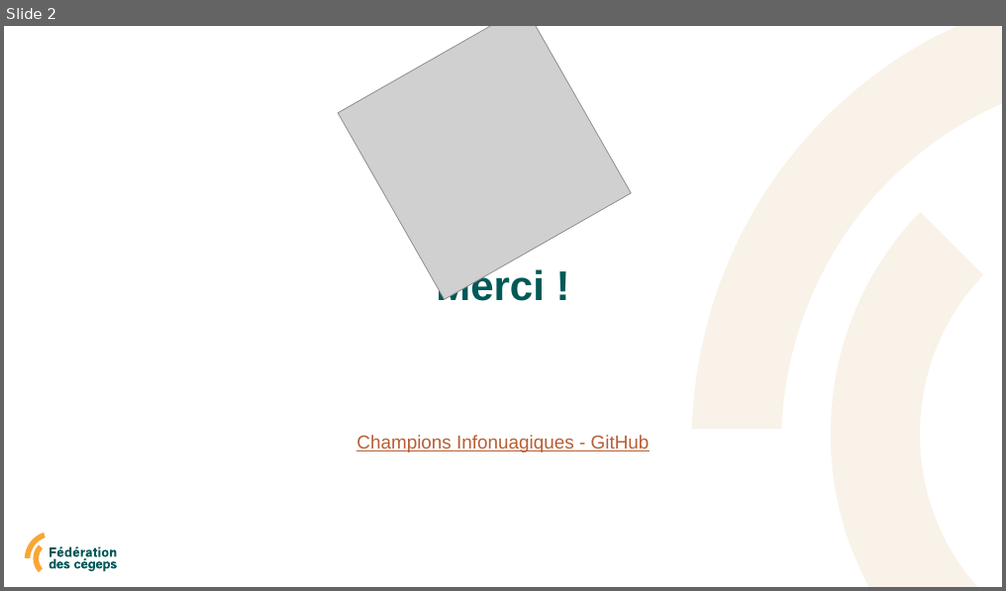
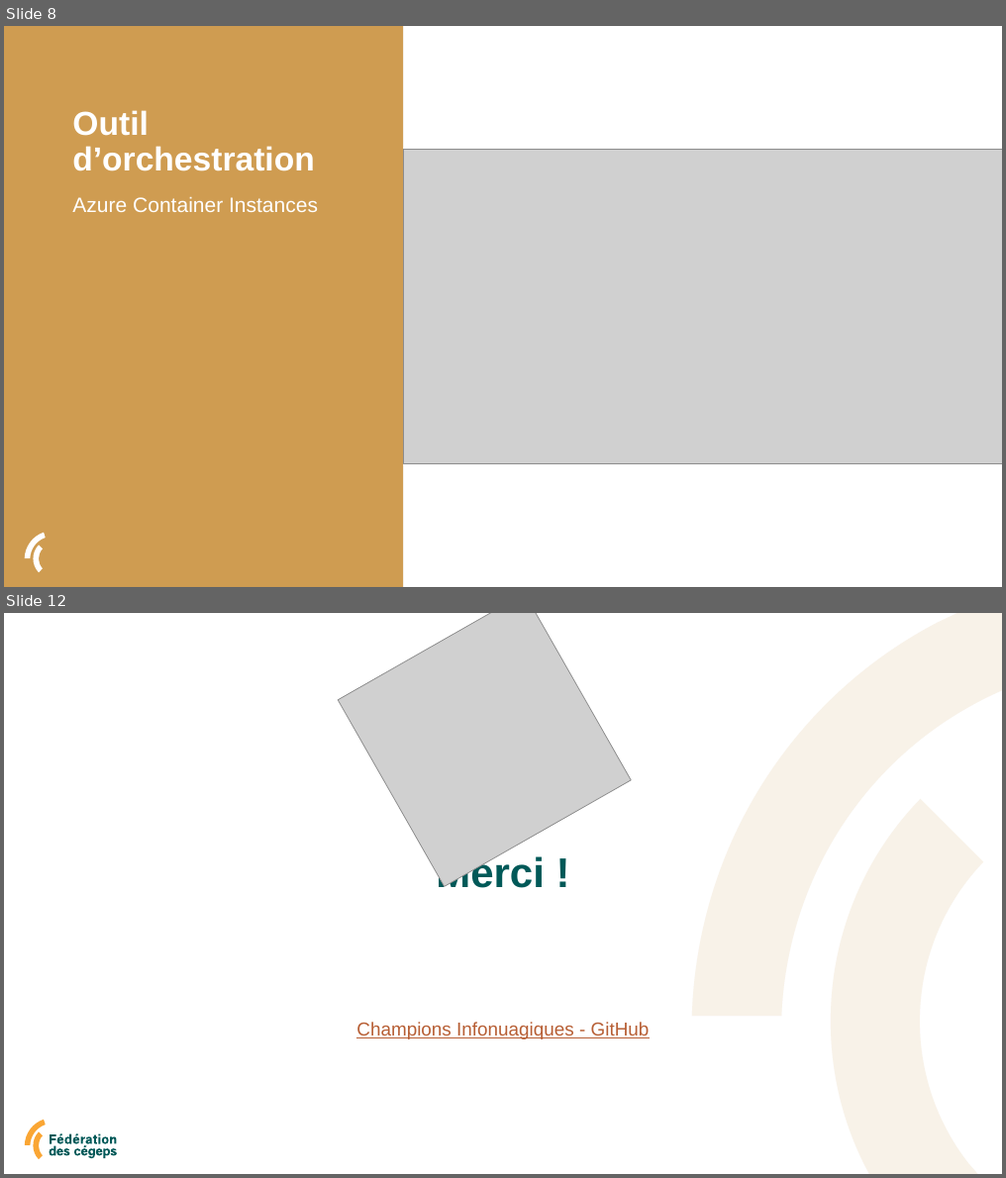
Before and after one commit to Champions-Infonuagiques/les-conteneurs---hebergement, a slide deck: doc/les conteneurs - hébergement.pptx. Shown one above the other, each under a label of ours: slide 2 before the commit, slides 8 and 12 after it; the slides between them are not shown. The pictures are 1006x591 and 1006x1178 pixels, drawn with LibreOffice and Linux fonts; fonts in the diff are those of the drawing; grey boxes stand for pictures. Boxes give left, top, right and bottom in pixels: in the first picture for what was removed or moved away, otherwise in the second. Text is boxed around its words. In the diff, an @@ line names an element or a change of style, - is before the commit and + after.

```diff
--- a/doc/les conteneurs - hébergement.pptx
+++ b/doc/les conteneurs - hébergement.pptx
@@ slide 8 added at box(4, 26, 1002, 587), background #F2F1EC @@
@@ rectangle added at box(4, 26, 404, 587), fill #CF9C51 @@
@@ rectangle added at box(404, 26, 1002, 587), fill #FFFFFF @@
@@ title added at box(72, 110, 314, 172), 32 pt, text #FFFFFF, bold @@
+Outil d’orchestration
@@ picture added at box(404, 150, 1002, 464) @@
@@ text added at box(72, 197, 318, 212), 20 pt, text #FFFFFF @@
+Azure Container Instances
@@ freeform shape added at box(24, 533, 46, 559), fill #FFFFFF @@
@@ freeform shape added at box(33, 546, 43, 573), fill #FFFFFF @@
@@ what was slide 2 is now slide 12 @@
```
Also in this commit, not shown: 9 other slides added, 1 other file.
